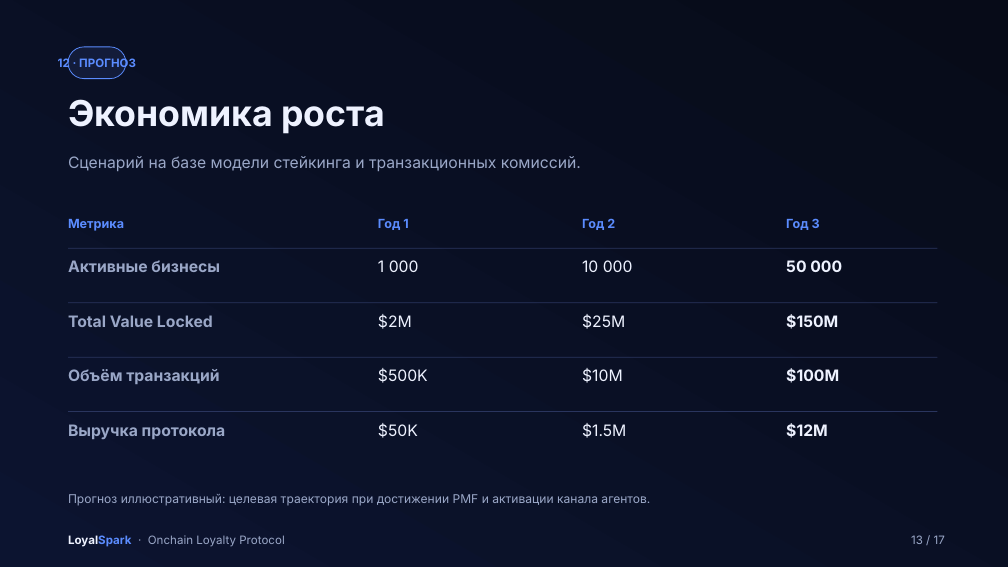
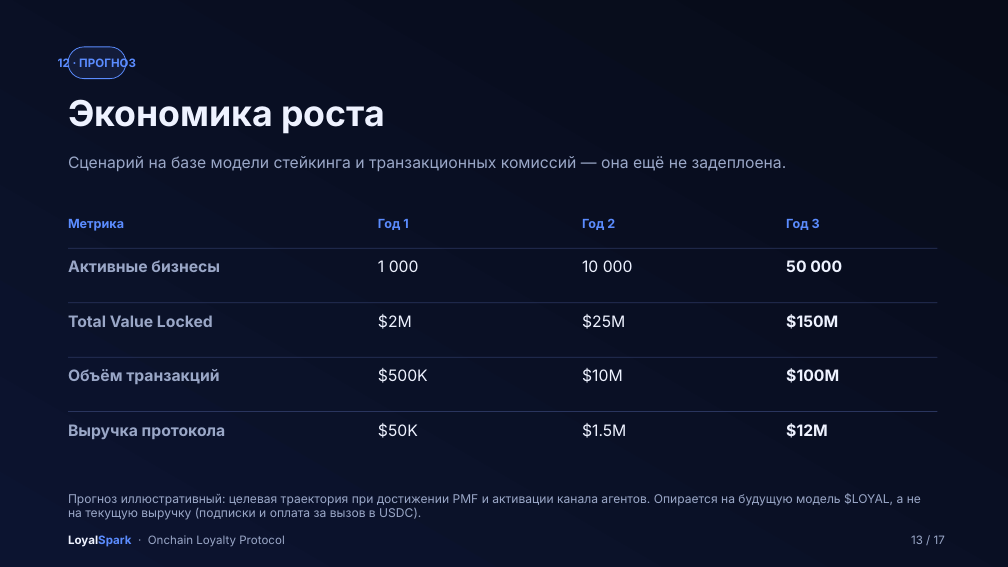
Before and after one commit to aspekt19/unboxed-loyalty-spark, a slide deck: slide 13 of docs/pitch-deck/ru/LoyalSpark_Pitch_RU.pptx. Drawn at 1008x567 pixels with LibreOffice and Linux fonts; fonts in the diff are those of the drawing. Boxes give left, top, right and bottom in pixels: in the first picture for what was removed or moved away, otherwise in the second. Text is boxed around its words. In the diff, an @@ line names an element or a change of style, - is before the commit and + after.

```diff
--- a/docs/pitch-deck/ru/LoyalSpark_Pitch_RU.pptx
+++ b/docs/pitch-deck/ru/LoyalSpark_Pitch_RU.pptx
@@ text at box(68, 156, 787, 171): text changed @@
-Сценарий на базе модели стейкинга и транзакционных комиссий.
+Сценарий на базе модели стейкинга и транзакционных комиссий — она ещё не задеплоена.
@@ text at box(68, 493, 921, 520): text changed @@
-Прогноз иллюстративный: целевая траектория при достижении PMF и активации канала агентов.
+Прогноз иллюстративный: целевая траектория при достижении PMF и активации канала агентов. Опирается на будущую модель $LOYAL, а не на текущую выручку (подписки и оплата за вызов в USDC).
```
Also in this commit, not shown: 5 other slides changed, 5 other files.
